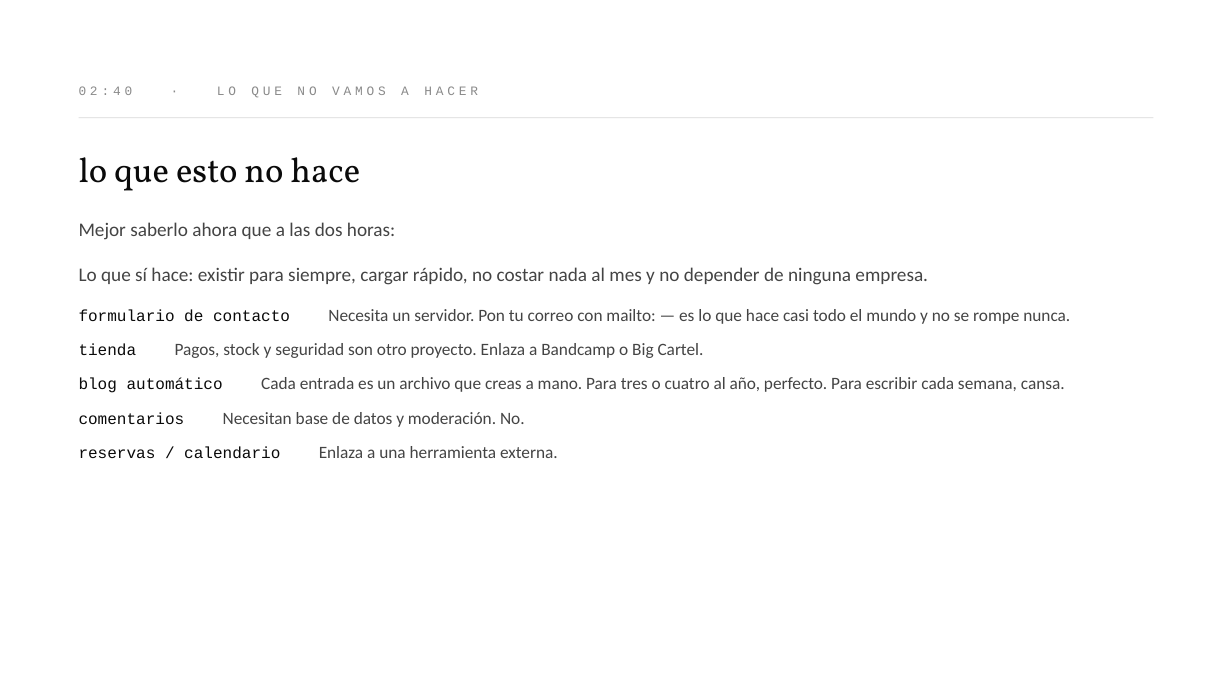
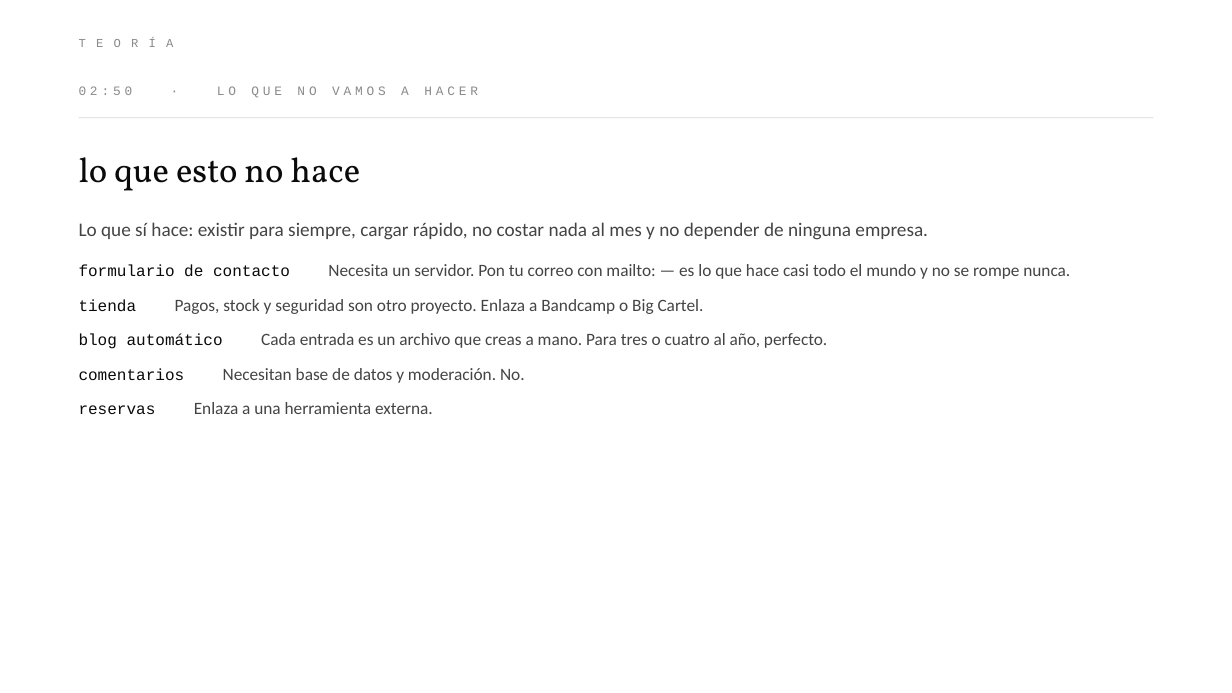
Before and after one commit to meowrhino/tallerEscocesa, a slide deck: slide 39 of presentaciones/Sesion-1-HTML.pptx (slide 38 before the commit). Drawn at 1232x693 pixels with LibreOffice and Linux fonts; fonts in the diff are those of the drawing. Boxes give left, top, right and bottom in pixels: in the first picture for what was removed or moved away, otherwise in the second. Text is boxed around its words. In the diff, an @@ line names an element or a change of style, - is before the commit and + after.

```diff
--- a/presentaciones/Sesion-1-HTML.pptx
+++ b/presentaciones/Sesion-1-HTML.pptx
@@ text added at (79,31,1153,54), 9.5 pt, text #8A8A8A @@
+TEORÍA
@@ text at (79,86,478,98): text changed @@
-02:40 · LO QUE NO VAMOS A HACER
+02:50 · LO QUE NO VAMOS A HACER
@@ text at (79,222,395,240): paragraph removed @@
-Mejor saberlo ahora que a las dos horas:
@@ text at (261,333,827,348): text changed @@
-blog automático Cada entrada es un archivo que creas a mano. Para tres o cuatro al año, perfecto. Para escribir cada semana, cansa.
+blog automático Cada entrada es un archivo que creas a mano. Para tres o cuatro al año, perfecto.
@@ text at (194,402,433,414): text changed @@
-reservas / calendario Enlaza a una herramienta externa.
+reservas Enlaza a una herramienta externa.
```
Also in this commit, not shown: 34 other slides changed, 8 slides added, 7 slides removed, 10 other files.
